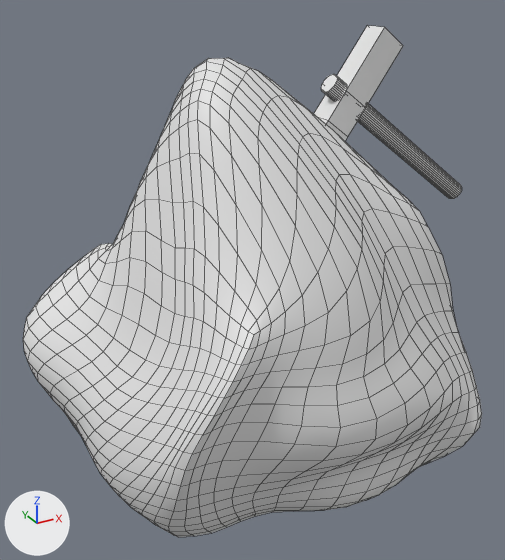
The Blender file Assets/Art/Model/Rock.blend: old version first, new version second.
The view is the same before and after, from a 50 mm lens placed at (-3.29, -6.02, 5.05), pointed at (-0.01, -0.06, 2.07). Lighting does not change. The marker at lower left points along +X, +Y and +Z. The older version comes first. Mesh edges are drawn as thin lines.
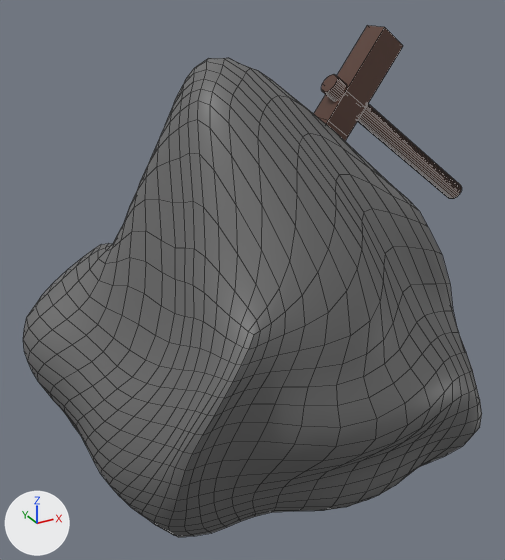
Patch to the scene script:
```diff
--- a/Assets/Art/Model/Rock.blend.py
+++ b/Assets/Art/Model/Rock.blend.py
@@ mat_material @@
 mat_material = principled_material('Material')
-mat_material.base_color = (0.8, 0.8, 0.8)  # white #e7e7e7
+mat_material.base_color = (0.146, 0.146, 0.146)  # dark grey #6b6b6b
@@ mat_material_001 @@
+mat_material_001 = principled_material('Material.001')
+mat_material_001.base_color = (0.0993, 0.0449, 0.0306)  # brown #593c31
@@ me_cube @@
 me_cube.from_pydata(...)  # 1622 vertices, 1588 faces; spans x -2.27..2.68, y -2.02..1.76, z -1.21..3.59
 # used by ob_cube; location = (0.0, 0.0, 0.98)
+# me_cube part 1: 51 of the faces centred in x 0.46..1.76, y -0.3..-0.02, z 2.04..3.49 switch from mat_material (white #e7e7e7) to mat_material_001 (brown #593c31)
```

Boxes (x1, y1, x2, y2) around the edits, measured in the pictures (505 x 560 px):
'Cube', recoloured (white to dark grey): (23, 25, 482, 537) in both
part 1 of me_cube, recoloured: (314, 25, 462, 199) in both
